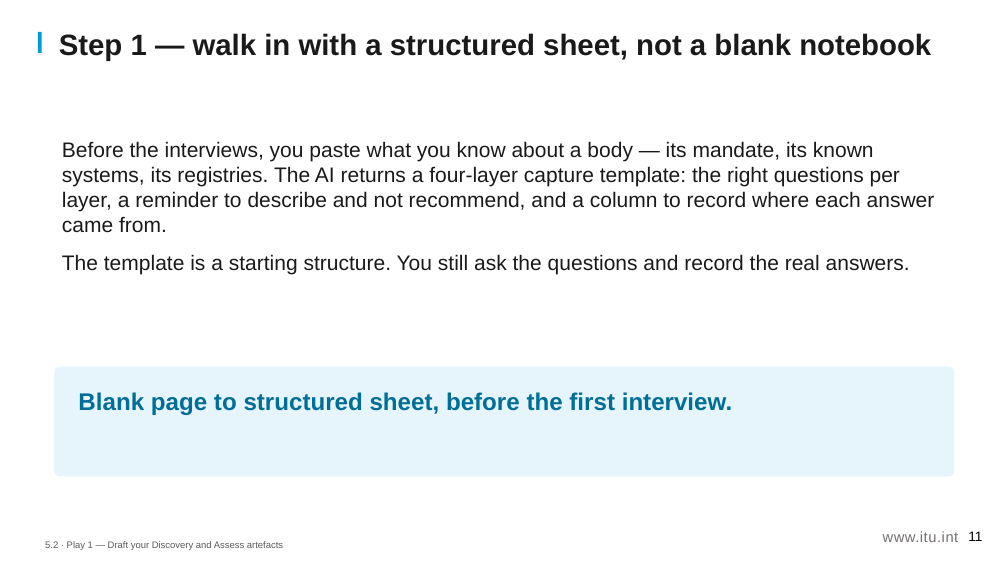
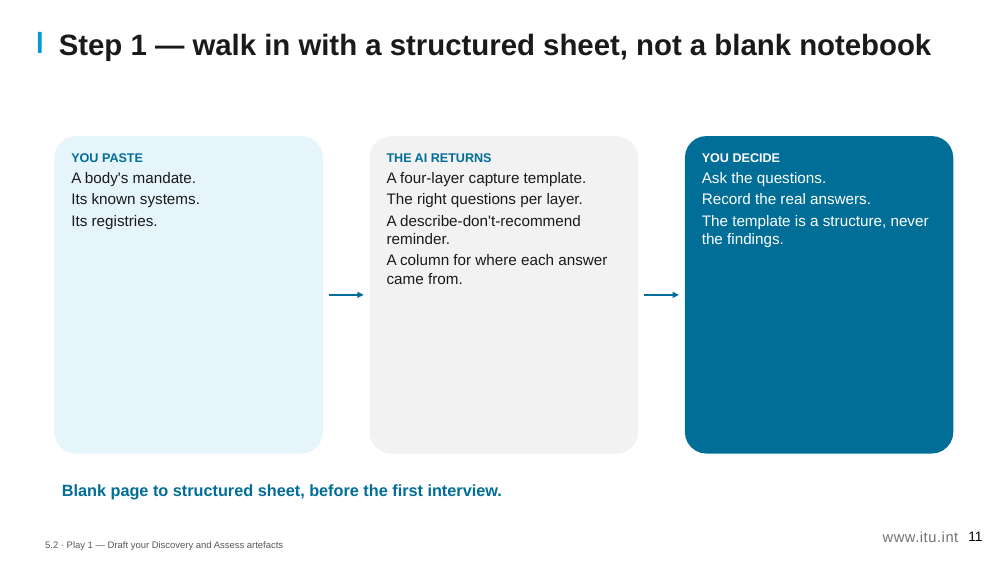
Before and after one commit to aarelaponin/geatdm-framework, a slide deck: slide 11 of 10-Knowledge-Products/KP1-GEA/videos/module_5/en/decks/KP1_M5_Deck_v0.1.pptx. Drawn at 1008x567 pixels with LibreOffice and Linux fonts; fonts in the diff are those of the drawing. Boxes give left, top, right and bottom in pixels: in the first picture for what was removed or moved away, otherwise in the second. Text is boxed around its words. In the diff, an @@ line names an element or a change of style, - is before the commit and + after.

```diff
--- a/10-Knowledge-Products/KP1-GEA/videos/module_5/en/decks/KP1_M5_Deck_v0.1.pptx
+++ b/10-Knowledge-Products/KP1-GEA/videos/module_5/en/decks/KP1_M5_Deck_v0.1.pptx
@@ rounded rectangle added at box(54, 136, 323, 454), fill #E5F5FB, 14.5 pt, text #1A1A1A @@
+YOU PASTE
+A body's mandate.
+Its known systems.
+Its registries.
@@ text removed at box(62, 141, 935, 274) @@
-Before the interviews, you paste what you know about a body — its mandate, its known systems, its registries. The AI returns a four-layer capture template: the right questions per layer, a reminder to describe and not recommend, and a column to record where each answer came from.
-The template is a starting structure. You still ask the questions and record the real answers.
@@ rounded rectangle added at box(370, 136, 638, 454), fill #F2F2F2, 14.5 pt, text #1A1A1A @@
+THE AI RETURNS
+A four-layer capture template.
+The right questions per layer.
+A describe-don't-recommend reminder.
+A column for where each answer came from.
@@ rounded rectangle added at box(685, 136, 954, 454), fill #006E96, 14.5 pt, text #FFFFFF @@
+YOU DECIDE
+Ask the questions.
+Record the real answers.
+The template is a structure, never the findings.
@@ arrow added from (329, 295) to (364, 295), #006E96 2 pt @@
@@ arrow added from (644, 295) to (679, 295), #006E96 2 pt @@
@@ rounded rectangle removed at box(54, 367, 954, 476) @@
@@ text "Blank page to structured sheet, ...": place and size @@
-text "Blank page to structured sheet, ..." at box(78, 392, 732, 415)
+text "Blank page to structured sheet, ..." at box(62, 484, 502, 500)
@@ text "Blank page to structured sheet, ..." at box(62, 484, 502, 500): size 23 to 15.5 pt; less space between paragraphs @@
```
Also in this commit, not shown: 19 other slides changed, 45 other files.
